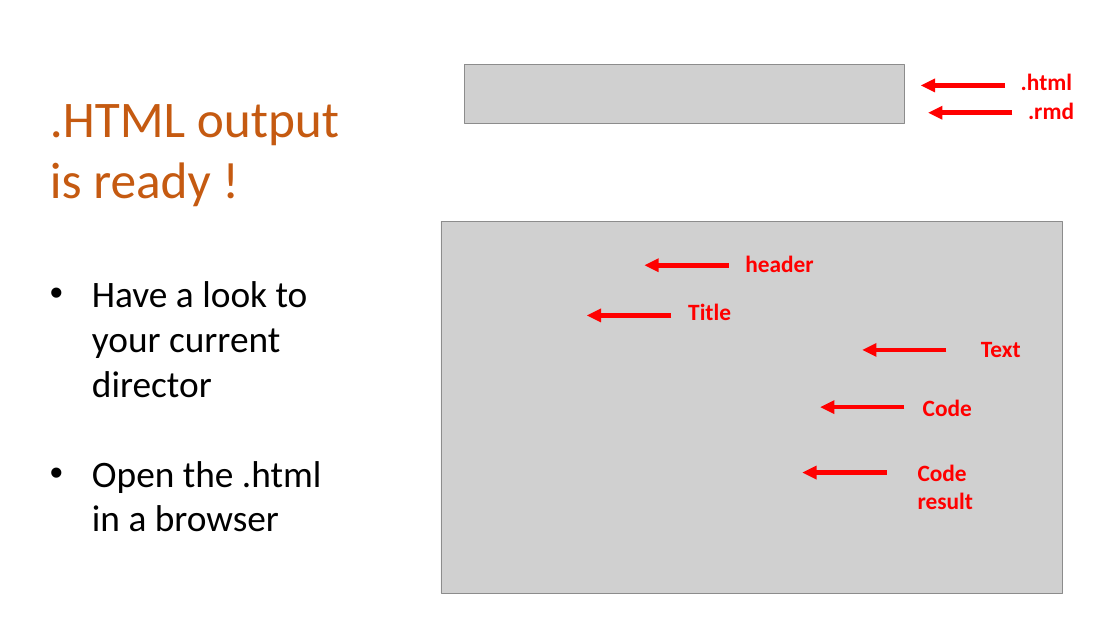
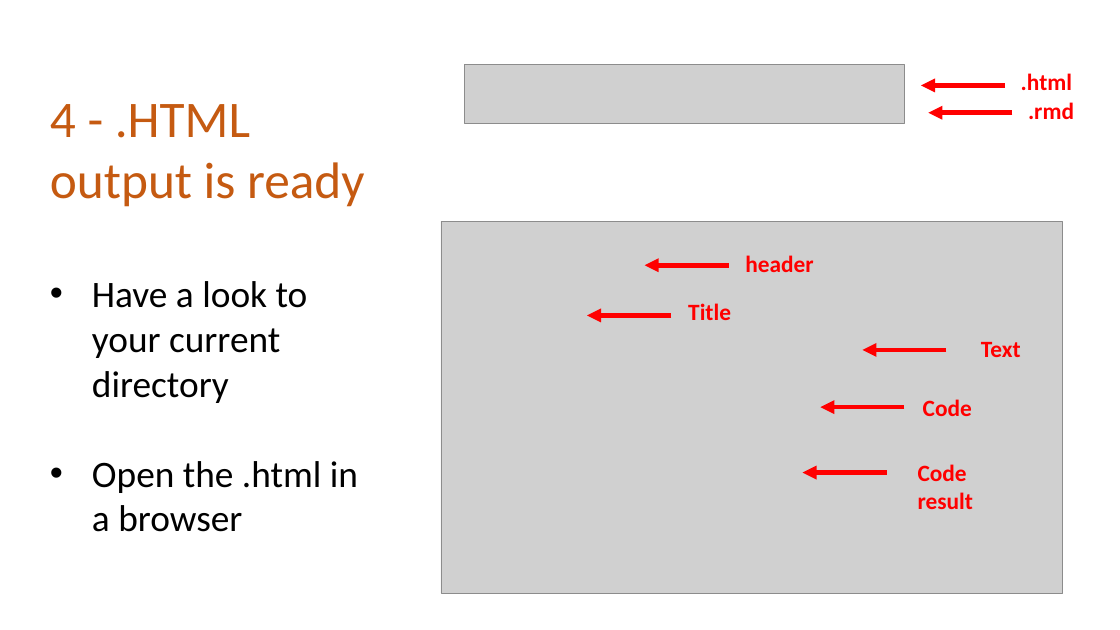
Before and after one commit to holtzy/Talk, a slide deck: slide 8 of 2018/Introduction_to_Rmarkdown.pptx (slide 7 before the commit). Drawn at 1120x630 pixels with LibreOffice and Linux fonts; fonts in the diff are those of the drawing; grey boxes stand for pictures. Boxes give left, top, right and bottom in pixels: in the first picture for what was removed or moved away, otherwise in the second. Text is boxed around its words. In the diff, an @@ line names an element or a change of style, - is before the commit and + after.

```diff
--- a/2018/Introduction_to_Rmarkdown.pptx
+++ b/2018/Introduction_to_Rmarkdown.pptx
@@ text at (50, 104, 364, 403): text changed @@
-.HTML output is ready !
-• Have a look to your current director
+4 - .HTML output is ready
+• Have a look to your current directory
```
Also in this commit, not shown: 5 other slides changed, 6 slides added, 2 slides removed, 1 other file.
